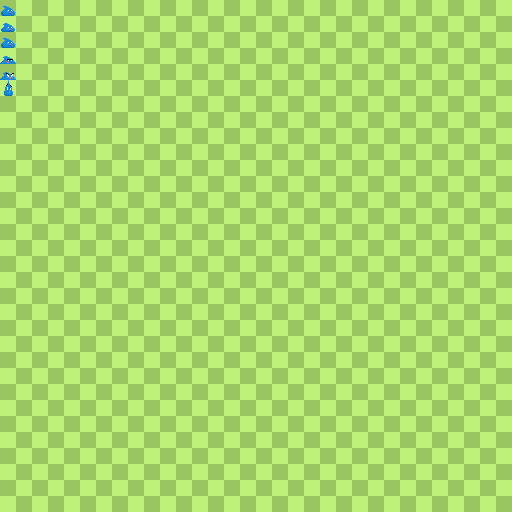
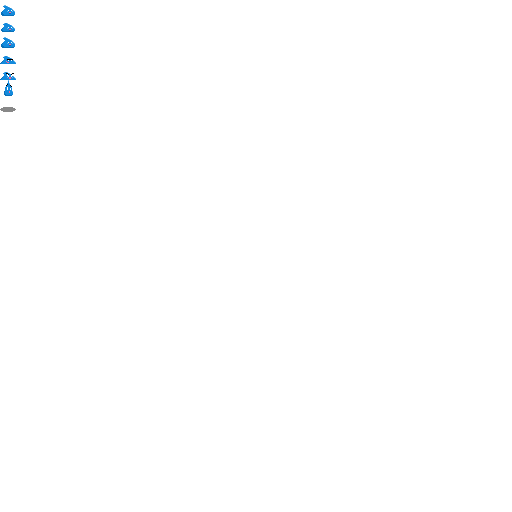
The second 512x512 image is a revision of the first. Changes to its layers:
painted on "slime" over [0, 107, 16, 112]
hid "bg.png" over [0, 0, 512, 512]
